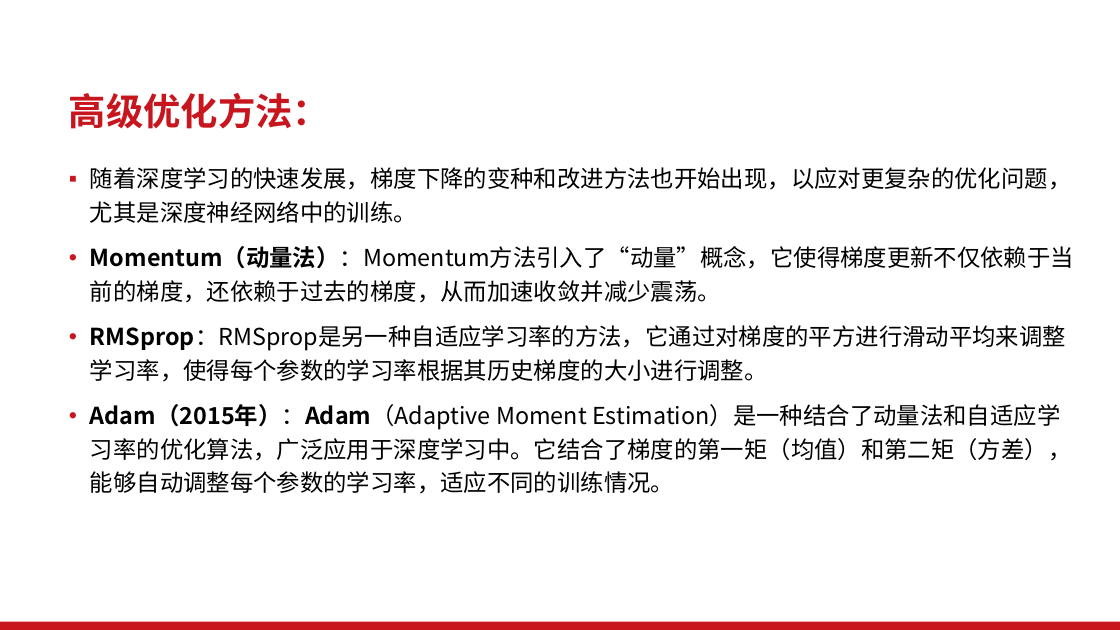
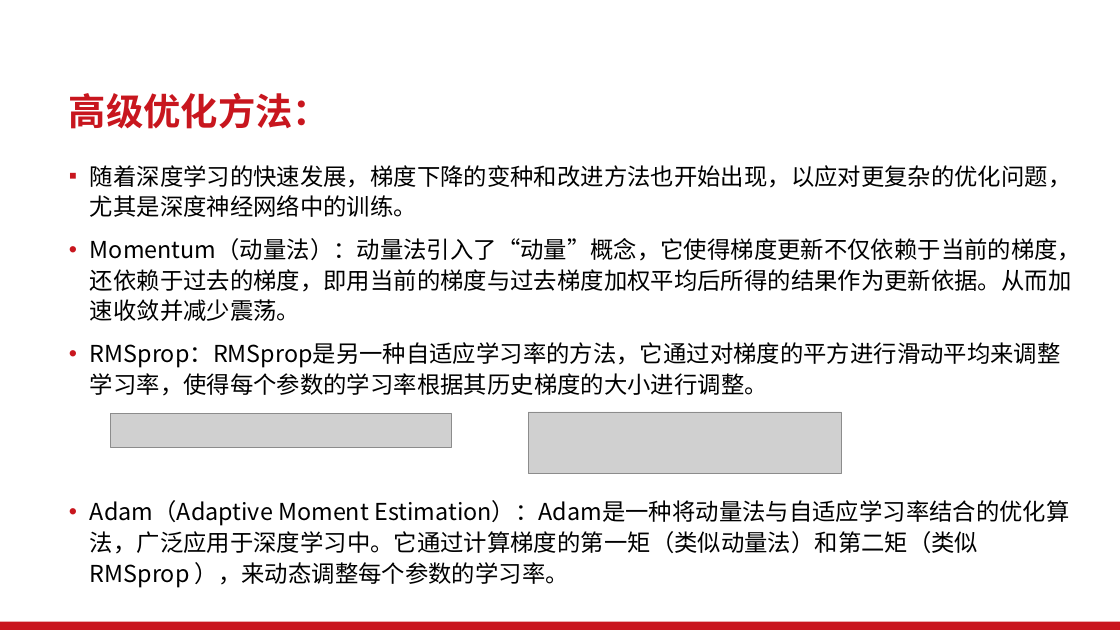
Before and after one commit to Vitalrubbish/Project-for-CS1950, a slide deck: slide 24 of 伟大思想报告PPT(加入历史与应用).pptx (slide 23 before the commit). Drawn at 1120x630 pixels with LibreOffice and Linux fonts; fonts in the diff are those of the drawing; grey boxes stand for pictures; background and template pictures are left out. Boxes give left, top, right and bottom in pixels: in the first picture for what was removed or moved away, otherwise in the second. Text is boxed around its words. In the diff, an @@ line names an element or a change of style, - is before the commit and + after.

```diff
--- a/伟大思想报告PPT(加入历史与应用).pptx
+++ b/伟大思想报告PPT(加入历史与应用).pptx
@@ text at [90, 165, 1072, 396]: bold off in "RMSprop：RMSprop是另一种自适应学习率的方法，它通过对梯度的平方进行滑动平均来调整学习率，使得每个参数的学习 ..."; line spacing 1.2 to 1.1 @@
@@ text at [90, 238, 1081, 321]: text changed @@
-• Momentum（动量法）：Momentum方法引入了“动量”概念，它使得梯度更新不仅依赖于当前的梯度，还依赖于过去的梯度，从而加速收敛并减少震荡。
+• Momentum（动量法）：动量法引入了“动量”概念，它使得梯度更新不仅依赖于当前的梯度，还依赖于过去的梯度，即用当前的梯度与过去梯度加权平均后所得的结果作为更新依据。从而加速收敛并减少震荡。
@@ picture added at [110, 413, 451, 447] @@
@@ picture added at [528, 412, 842, 473] @@
@@ text at [90, 500, 1069, 588]: text changed @@
-• Adam（2015年）：Adam（Adaptive Moment Estimation）是一种结合了动量法和自适应学习率的优化算法，广泛应用于深度学习中。它结合了梯度的第一矩（均值）和第二矩（方差），能够自动调整每个参数的学习率，适应不同的训练情况。
+• Adam（Adaptive Moment Estimation）：Adam是一种将动量法与自适应学习率结合的优化算法，广泛应用于深度学习中。它通过计算梯度的第一矩（类似动量法）和第二矩（类似RMSprop ），来动态调整每个参数的学习率。
```
Also in this commit, not shown: 8 other slides changed, 1 slide added.
